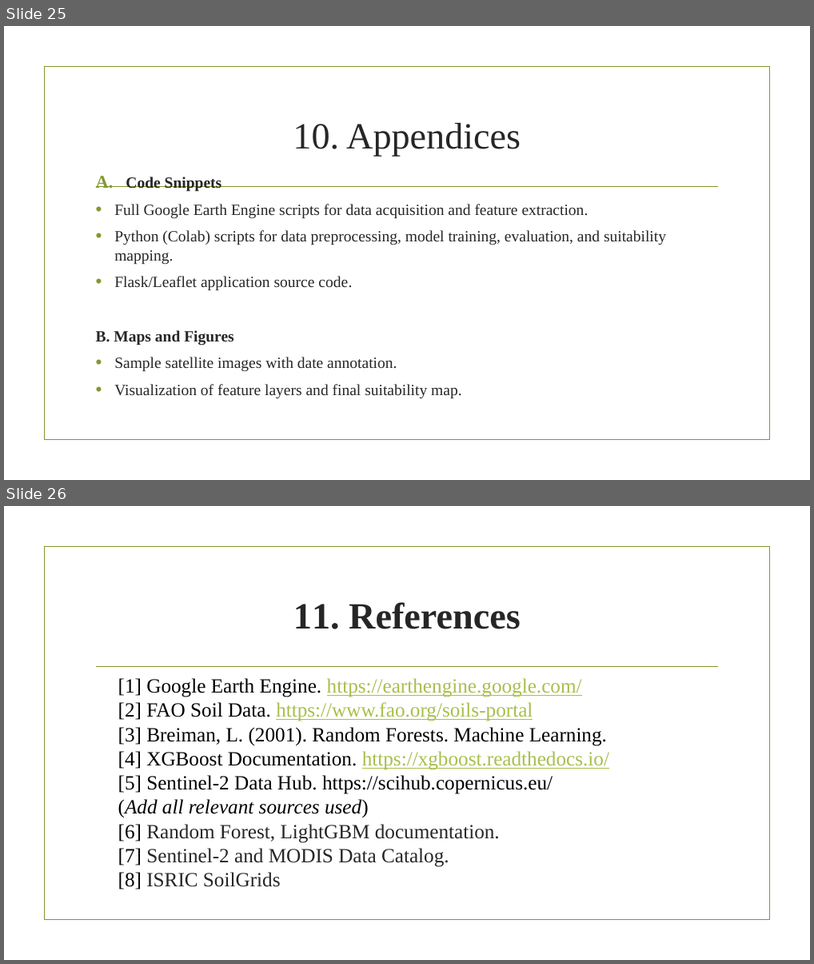
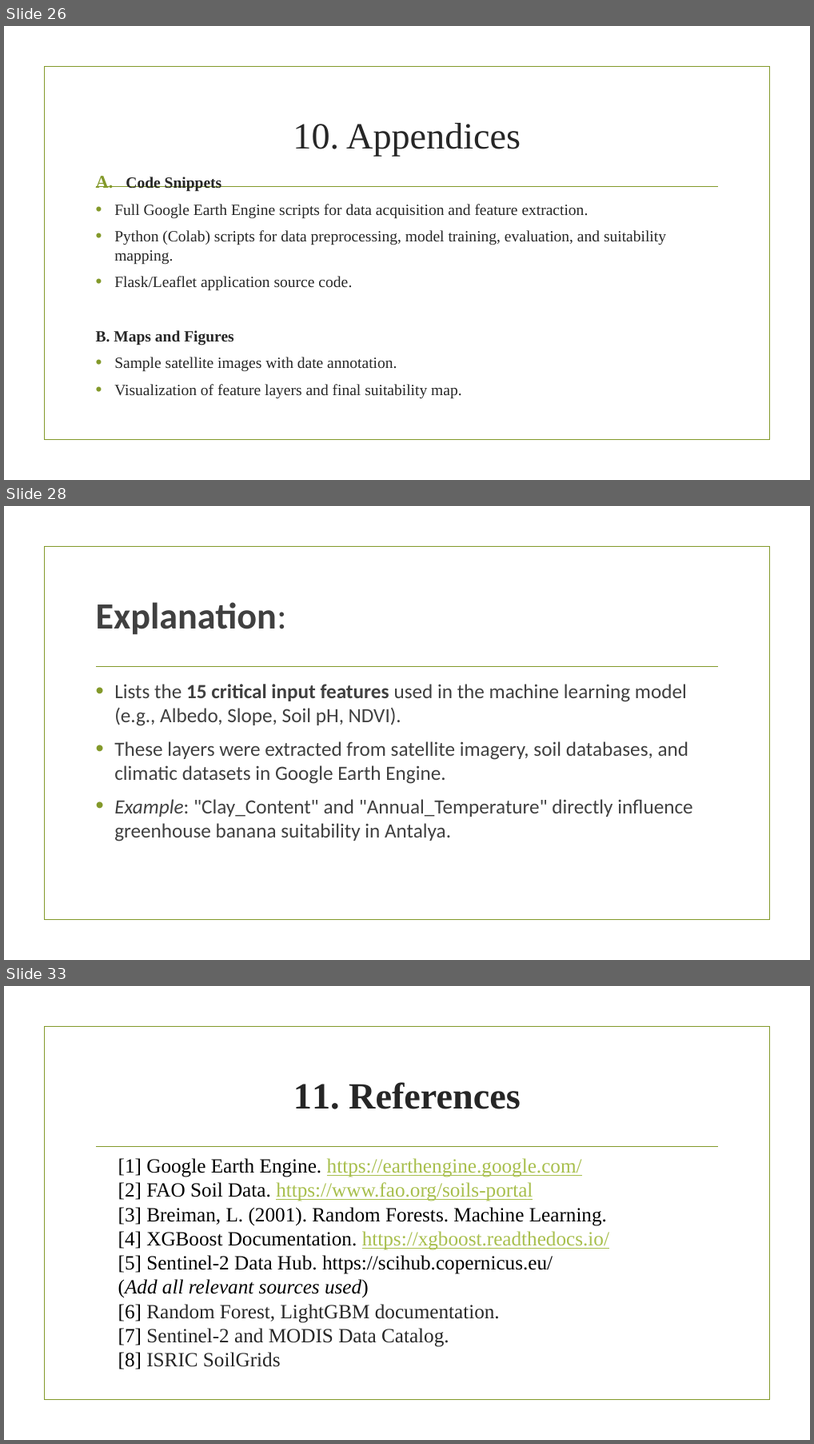
Before and after one commit to abdramanemhtali/GIS_Projects-For-Final-Exams, a slide deck: Projects For Final Exams/Final Project Report Advanced GIS-ML Based Crop Recommendation System for Sustainable.pptx. Shown one above the other, each under a label of ours: slides 25 and 26 before the commit, slides 26, 28 and 33 after it; the slides between them are not shown. The pictures are 814x964 and 814x1444 pixels, drawn with LibreOffice and Linux fonts; fonts in the diff are those of the drawing; background and template pictures are left out. Boxes give left, top, right and bottom in pixels: in the first picture for what was removed or moved away, otherwise in the second. Text is boxed around its words. In the diff, an @@ line names an element or a change of style, - is before the commit and + after.

```diff
--- a/Projects For Final Exams/Final Project Report Advanced GIS-ML Based Crop Recommendation System for Sustainable.pptx
+++ b/Projects For Final Exams/Final Project Report Advanced GIS-ML Based Crop Recommendation System for Sustainable.pptx
@@ slide 28 added at box(4, 506, 810, 960), background picture (left out); not listed: 2 template elements that a slide beside it also shows @@
@@ title added at box(96, 602, 287, 635), 44 pt, text #404040, bold @@
+Explanation:
@@ text added at box(114, 684, 693, 841), 24 pt, text #404040 @@
+• Lists the 15 critical input features used in the machine learning model (e.g., Albedo, Slope, Soil pH, NDVI).
+• These layers were extracted from satellite imagery, soil databases, and climatic datasets in Google Earth Engine.
+• Example: "Clay_Content" and "Annual_Temperature" directly influence greenhouse banana suitability in Antalya.
@@ what was slide 25 is now slide 26 @@
@@ what was slide 26 is now slide 33 @@
```
Also in this commit, not shown: 6 other slides added.
